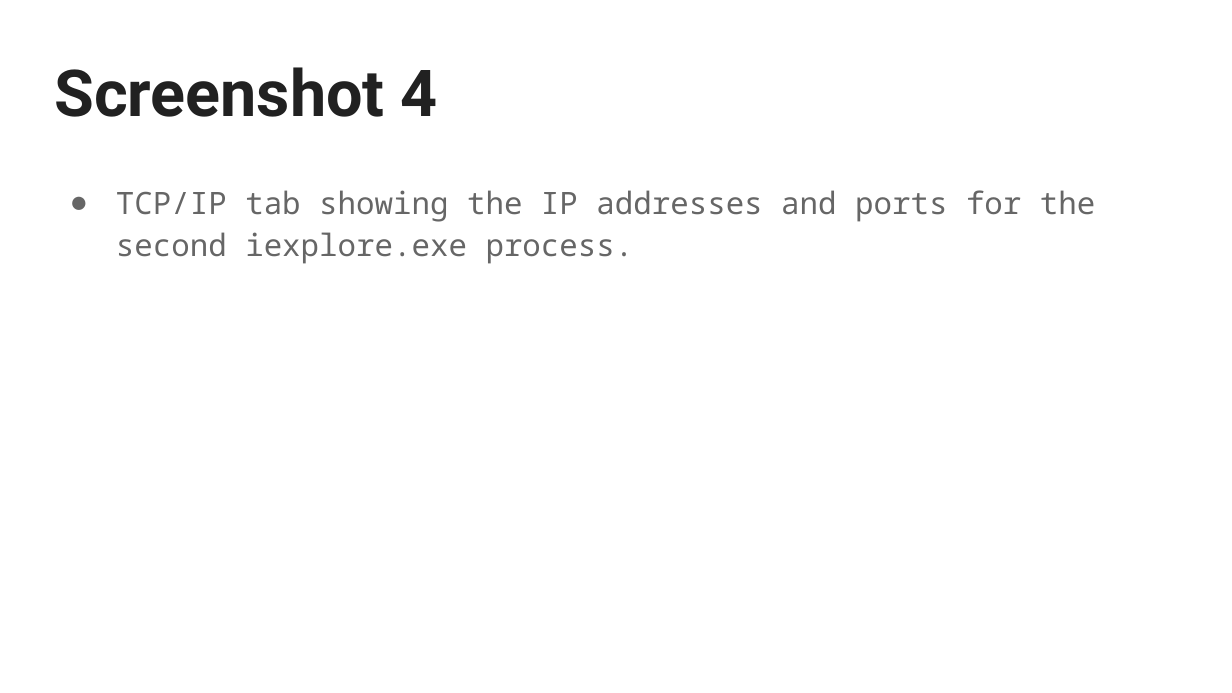
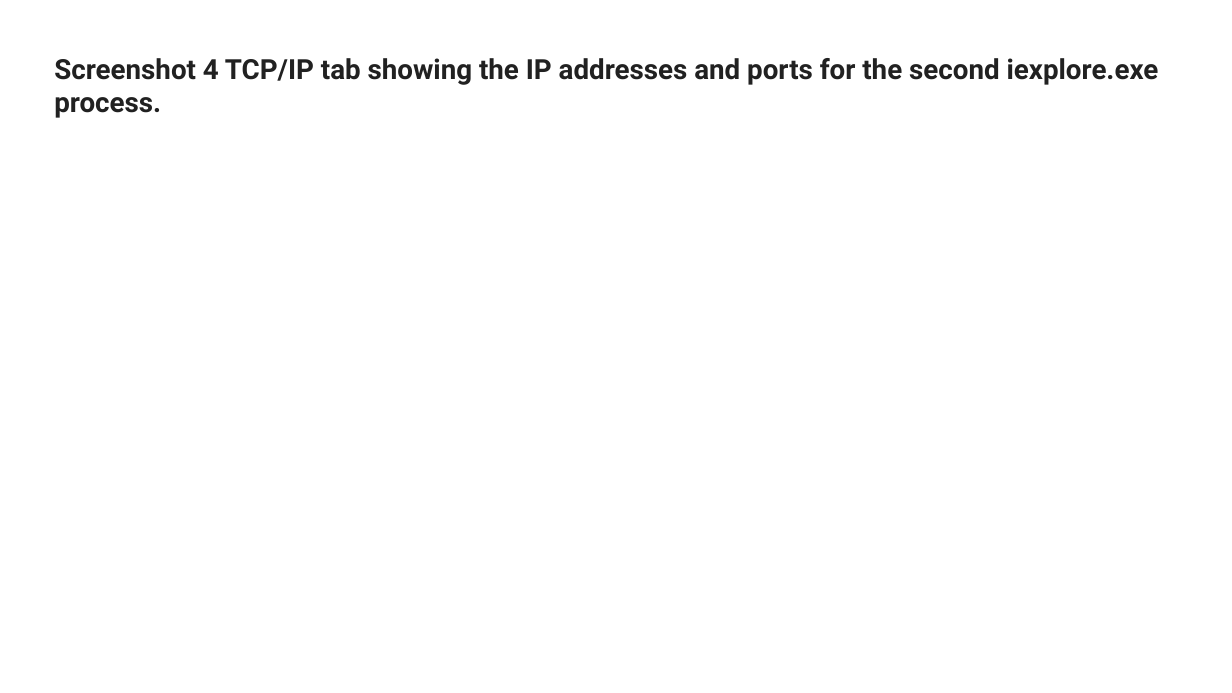
Before and after one commit to WikiSteve/networking-labs, a slide deck: slide 5 of labs/070-lab-process-explorer/assets/Process Explorer SUBMISSION TEMPLATE.pptx. Drawn at 1232x693 pixels with LibreOffice and Linux fonts; fonts in the diff are those of the drawing. Boxes give left, top, right and bottom in pixels: in the first picture for what was removed or moved away, otherwise in the second. Text is boxed around its words. In the diff, an @@ line names an element or a change of style, - is before the commit and + after.

```diff
--- a/labs/070-lab-process-explorer/assets/Process Explorer SUBMISSION TEMPLATE.pptx
+++ b/labs/070-lab-process-explorer/assets/Process Explorer SUBMISSION TEMPLATE.pptx
@@ title at (54, 58, 1159, 118): text changed; size 37.8 to 16.2 pt @@
-Screenshot 4
+Screenshot 4 TCP/IP tab showing the IP addresses and ports for the second iexplore.exe process.
@@ text removed at (116, 190, 1095, 264) @@
-● TCP/IP tab showing the IP addresses and ports for the second iexplore.exe process.
```
Also in this commit, not shown: 8 other slides changed, 6 other files.
